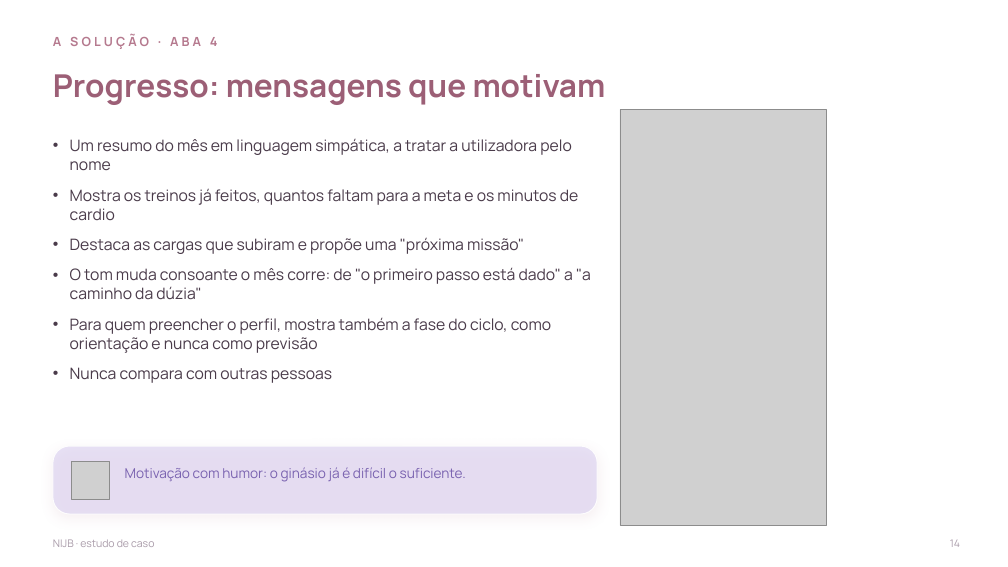
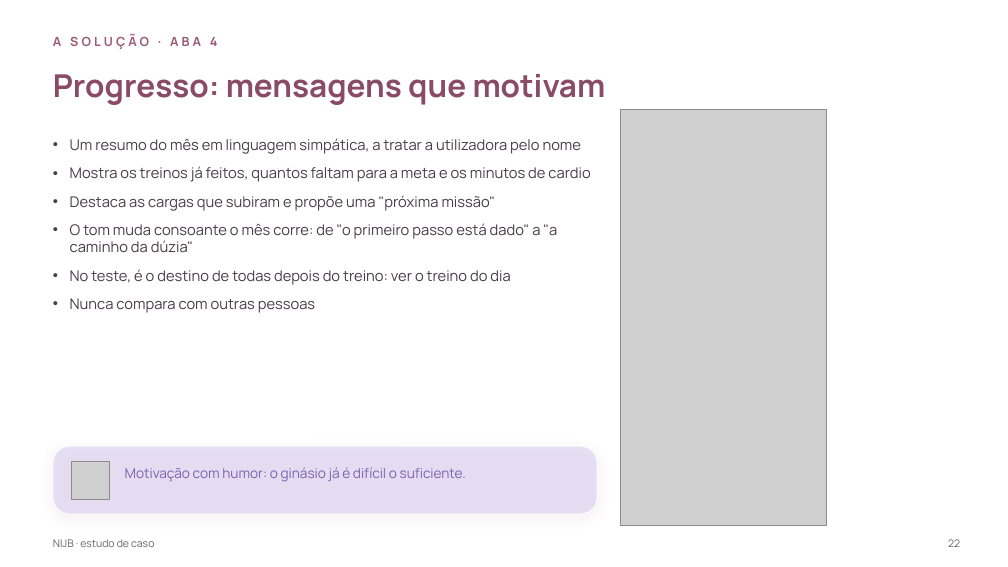
Before and after one commit to nauquero/nau-quero, a slide deck: slide 22 of NIJB-estudo-de-caso-completo.pptx (slide 14 before the commit). Drawn at 1008x567 pixels with LibreOffice and Linux fonts; fonts in the diff are those of the drawing; grey boxes stand for pictures; background and template pictures are left out. Boxes give left, top, right and bottom in pixels: in the first picture for what was removed or moved away, otherwise in the second. Text is boxed around its words. In the diff, an @@ line names an element or a change of style, - is before the commit and + after.

```diff
--- a/NIJB-estudo-de-caso-completo.pptx
+++ b/NIJB-estudo-de-caso-completo.pptx
@@ text "A SOLUÇÃO · ABA 4" at box(53, 34, 218, 49): text colour #B5798E to #9C5A74 @@
@@ text "Progresso: mensagens que motivam" at box(53, 74, 606, 105): text colour #9C5F76 to #8A4B65 @@
@@ text at box(70, 138, 590, 313): size 15 to 14 pt in "Um resumo do mês em linguagem simpática, ...", "Mostra os treinos já feitos, quantos faltam ...", "Destaca as cargas que subiram e propõe ...", "O tom muda consoante o mês corre: ..." and 1 more places; less space between paragraphs @@
@@ text at box(70, 269, 510, 285): text changed; size 15 to 14 pt @@
-• Para quem preencher o perfil, mostra também a fase do ciclo, como orientação e nunca como previsão
+• No teste, é o destino de todas depois do treino: ver o treino do dia
@@ text "NIJB · estudo de caso" at box(53, 539, 154, 547): text colour #A99BA9 to #6E5F6E @@
@@ text at box(948, 539, 960, 547): text changed; text colour #A99BA9 to #6E5F6E @@
-14
+22
```
Also in this commit, not shown: 25 other slides changed, 16 slides added, 2 slides removed.
